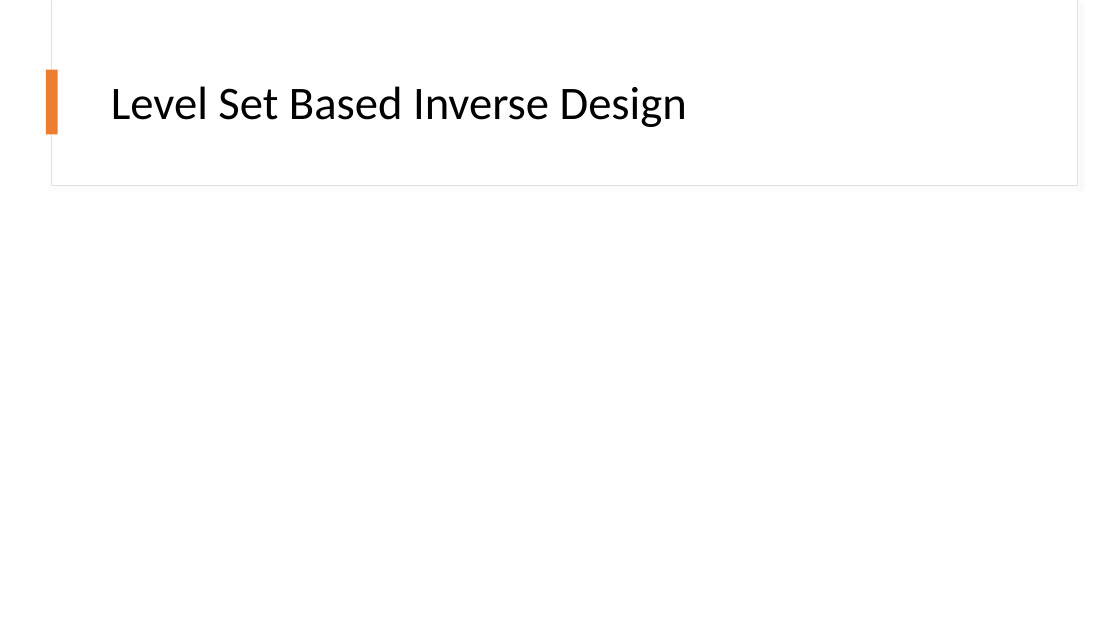
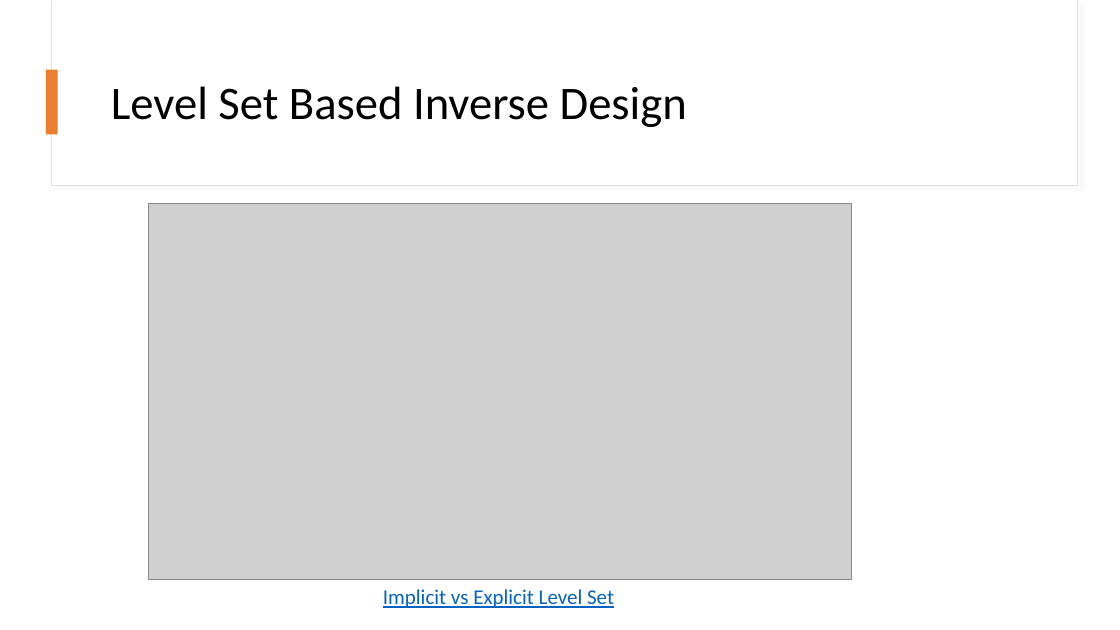
Before and after one commit to BYUCamachoLab/emepy, a slide deck: slide 11 of docs/presentations/Inverse Design Roadmap.pptx (slide 8 before the commit). Drawn at 1120x630 pixels with LibreOffice and Linux fonts; fonts in the diff are those of the drawing; grey boxes stand for pictures. Boxes give left, top, right and bottom in pixels: in the first picture for what was removed or moved away, otherwise in the second. Text is boxed around its words. In the diff, an @@ line names an element or a change of style, - is before the commit and + after.

```diff
--- a/docs/presentations/Inverse Design Roadmap.pptx
+++ b/docs/presentations/Inverse Design Roadmap.pptx
@@ picture added at bbox=[149, 203, 852, 580] @@
@@ text added at bbox=[383, 589, 614, 608], 18 pt, text #0563C1, underline @@
+Implicit vs Explicit Level Set
```
Also in this commit, not shown: 5 other slides changed, 6 slides added, 1 slide removed, 3 other files.
